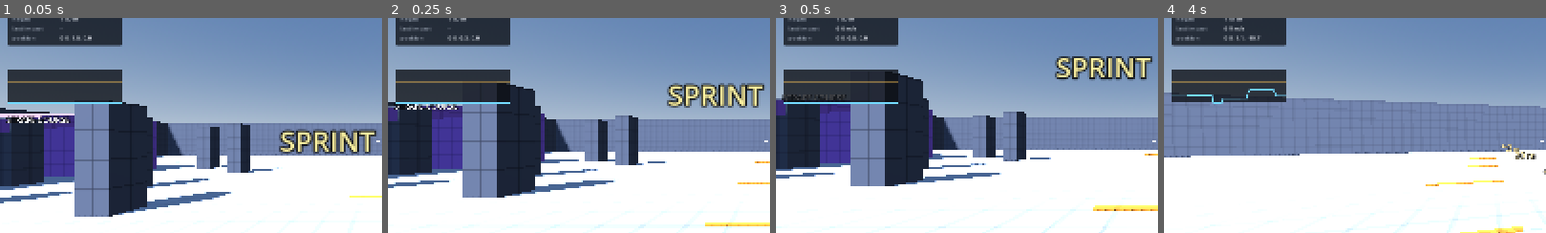
Above: before the commit, frames 1-4 (left to right).
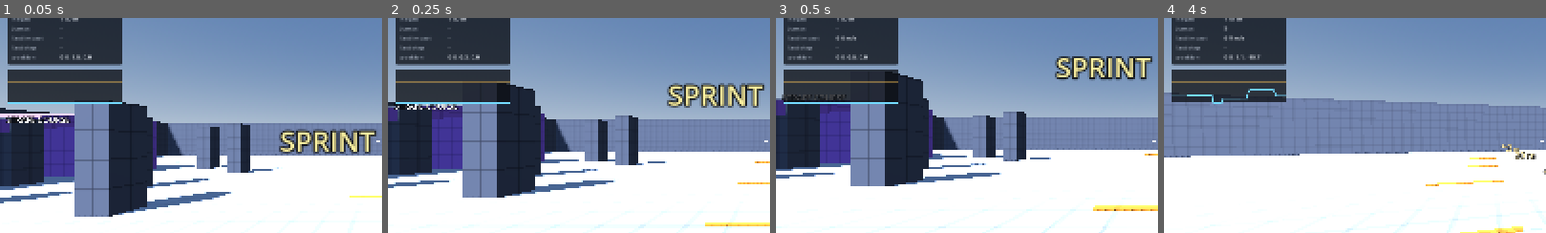
Above: after the commit, the same moments.

Repository: B-2222/BestFPS
Game: Godot game, scene res://scenes/levels/test_arena.tscn
The game is run twice, just before and just after one commit, with the same random seed, the same clock (stepped at 60 frames per second) and the same inputs.
Inputs (mouse positions are % of the whole screen's width and height, from its top left):
- Up to frame 1 (0.05 s): no input
- Up to frame 2 (0.25 s): no input
- Up to frame 3 (0.5 s): no input
- Up to frame 4 (4 s): move the mouse to (55, 50) at 0.52 s; hold Ctrl (crouch) 0.53-1.28 s; hold W (move_forward) from 0.53 s (still down); tap Space (jump) at 0.77, 0.8, 1.07, 1.35, 1.52, 1.82, 2.3, 3.02, 3.32, 3.77, 3.8 s; move the mouse to (45, 50) at 1.27 s; tap Ctrl (crouch) at 1.55, 3.05 s; move the mouse to (52, 48) at 2.02 s; hold Ctrl (crouch) 2.03-2.78 s; move the mouse to (49, 52) at 2.77 s; tap Shift (sprint) at 2.85 s; move the mouse to (57, 51) at 3.52 s; hold Ctrl (crouch) from 3.53 s (still down)
The pictures show only the part of the screen within x 0-50%, y 21-71%; the shares and areas given below are measured in that part.

The runs differ from the first frame. In frame 1, 3.2% of the frame differs, in the area x 2-32%, y 4-23%; in frame 2, 3.2%; in frame 3, 3.2%, in the area x 2-32%, y 3-23%; in frame 4, 3.2%.

Commit message:
docs: engine decision, roadmap, architecture and tuning guide
engine-choice.md is written as an ADR, including where Unity is
genuinely the better engine for this scope and what we give up by not
using it. The risk register is the point of the document: netcode is
the largest technical risk in the project, Godot gives us replication
but not prediction or lag compensation, and that is weeks of work we
are choosing to take on. It also lists the conditions under which the
decision should be reopened rather than defended.

ROADMAP.md places a networking design spike inside Milestone 2, out of
pillar order on purpose: hit registration design depends on whether the
server is authoritative and whether we lag-compensate, and that is
cheap to decide now and very expensive to decide after four weapons,
bots and a map are built on the wrong assumption.

movement-tuning.md is the feedback instrument for Milestone 1 -- ten
ordered tests mapped onto the labelled sections of the arena, what each
dial does and what "wrong" feels like, three coherent presets, and the
two questions (slide, bunny hopping) that are about the game's identity
rather than about tuning.

Also fixed during review:
- can_stand_up() had the same 0.08 m default-margin bug as the stair
  probes; the player would refuse to stand with 8 cm of clearance.
- The hull height clamp still enforced the capsule rule (height >= 2 *
  radius), which would have silently blocked any crouch height below
  0.8 m.
- pending_step could grow without bound if no camera rig drained it.
- The HUD's jump handler wrote to the state row, which _process
  overwrote on the next frame; jumps and steps now have their own rows.

Added a stair *descent* check to the smoke test. Descending is a
separate failure mode from climbing: if floor_snap_length drops below
max_step_height the player leaves the ground on every step. Currently
grounded for 140 of 140 ticks of the descent.

Co-Authored-By: Claude <noreply@anthropic.com>
Claude-Session: https://claude.ai/code/session_01YFatVD6W6MGz1PHfpjP395

Diff:
--- a/scripts/levels/arena_builder.gd
+++ b/scripts/levels/arena_builder.gd
@@ -324,7 +324,7 @@
 	_label("sprint + crouch downhill", Vector3(x, 1.6, z_start + 1.5), Color(0.75, 0.65, 0.95))
 
 ## 1.05 m of clearance: too low to stand, and wide enough to slide through at
-## speed if the slide keeps the capsule short for long enough.
+## speed if the slide keeps the hull short for long enough.
 func _build_crouch_tunnel() -> void:
 	var clearance := 1.05
 	var length := 14.0
--- a/scripts/player/camera_rig.gd
+++ b/scripts/player/camera_rig.gd
@@ -54,7 +54,7 @@
 	_roll = 0.0
 
 	_update_bob(speed, grounded and not sliding, delta)
-	offset += _bob_offset(speed)
+	offset += _apply_bob(speed)
 
 	_update_landing(delta)
 	offset.y -= _land_offset
@@ -83,7 +83,9 @@
 	var target := 1.0 if active else 0.0
 	_bob_weight = lerpf(_bob_weight, target, 1.0 - exp(-delta * 10.0))
 
-func _bob_offset(speed: float) -> Vector3:
+## Returns the positional component and adds its own roll contribution to
+## [member _roll], which every layer in this file accumulates into.
+func _apply_bob(speed: float) -> Vector3:
 	if _bob_weight < 0.001:
 		return Vector3.ZERO
 	var amplitude := clampf(speed / maxf(_config.walk_speed, 0.001), 0.0, 1.4) * _bob_weight
--- a/scripts/player/player_controller.gd
+++ b/scripts/player/player_controller.gd
@@ -30,6 +30,11 @@
 ## Extra height probed above max_step_height so an exactly-limit-height step
 ## is still reachable rather than sitting on a knife edge.
 const STEP_EPSILON := 0.005
+## Collision margin for the stand-up headroom check.
+const HEADROOM_MARGIN := 0.02
+## Floor on the hull height, purely to keep a mis-tuned config from producing a
+## zero-height collision shape.
+const MIN_HULL_HEIGHT := 0.2
 
 @export var config: PlayerConfig
 
@@ -259,13 +264,19 @@
 	elif is_crouched and can_stand_up():
 		is_crouched = false
 
-## The crouched capsule keeps its feet planted, so "is there room to stand?"
-## is exactly "can the crouched capsule sweep up by the height difference?".
+## The crouched hull keeps its feet planted, so "is there room to stand?" is
+## exactly "can the crouched hull sweep up by the height difference?".
+##
+## Uses an explicit margin for the same reason the stair probes do: at
+## test_move()'s 0.08 m default the player would refuse to stand with 8 cm of
+## clear air above their head. Small, but not zero -- standing up into a
+## ceiling by a hair leaves the physics server to depenetrate the body, which
+## reads as a lurch.
 func can_stand_up() -> bool:
 	var needed := config.standing_height - _current_height
 	if needed <= 0.001:
 		return true
-	return not test_move(global_transform, Vector3.UP * needed)
+	return not test_move(global_transform, Vector3.UP * needed, null, HEADROOM_MARGIN)
 
 func _update_height(delta: float) -> void:
 	var target_h := config.crouch_height if is_crouched else config.standing_height
@@ -277,8 +288,12 @@
 	_apply_height()
 
 func _apply_height() -> void:
-	_hull.height = maxf(_current_height, _hull.radius * 2.0)
-	# Capsules are centre-anchored; keep the feet at the body origin.
+	# Guard against a degenerate hull only. A cylinder has no height >= 2 *
+	# radius rule (that constraint belongs to capsules), so crouch_height is
+	# free to go below the hull diameter.
+	_hull.height = maxf(_current_height, MIN_HULL_HEIGHT)
+	# The hull is centre-anchored; keep the feet at the body origin so crouching
+	# lowers the head instead of lifting the feet.
 	collider.position.y = _hull.height * 0.5
 	head.position.y = _current_eye
 
@@ -350,7 +365,9 @@
 		return  # Ground continues at the same level; nothing was climbed.
 
 	global_position.y += rise + STEP_MARGIN
-	pending_step += rise
+	# Capped: if no camera rig is attached to drain this, an uncapped
+	# accumulator would hand a huge offset to whatever consumes it later.
+	pending_step = minf(pending_step + rise, config.max_step_height * 3.0)
 	stepped.emit(rise)
 
 ## Hand the accumulated stair pop to the camera, which owes us a smooth-out.
--- a/scripts/tests/movement_smoke_test.gd
+++ b/scripts/tests/movement_smoke_test.gd
@@ -26,6 +26,7 @@
 var _peak_y := 0.0
 var _peak_speed := 0.0
 var _saw_slide_state := false
+var _airborne_ticks := 0
 
 func _initialize() -> void:
 	var arena: Node = load("res://scenes/levels/test_arena.tscn").instantiate()
@@ -146,6 +147,28 @@
 						"climbed to y=%.2f (top of the flight is 2.80)" % _peak_y),
 		},
 		{
+			# Descending is a separate failure mode from climbing: if
+			# floor_snap_length drops below max_step_height the player leaves
+			# the ground on every step and the descent turns into a rattle.
+			"name": "walks down the same staircase without bouncing",
+			"ticks": int(hz * 1.5),
+			"setup": func() -> void:
+				_place(Vector3(19.0, 3.0, -13.0), PI)
+				_airborne_ticks = 0,
+			"during": func(t: int) -> void:
+				_player.cmd.move_axis = Vector2(0, 1)
+				# Skip the settle: the phase spawns slightly above the landing.
+				if t > 40 and not _player.is_on_floor():
+					_airborne_ticks += 1,
+			"check": func() -> void:
+				_expect(_player.global_position.y < 0.1,
+						"reached the bottom (y=%.2f)" % _player.global_position.y)
+				var total := int(Engine.physics_ticks_per_second * 1.5) - 40
+				_expect(float(_airborne_ticks) / float(total) < 0.25,
+						"stayed grounded for %d of %d ticks of the descent"
+						% [total - _airborne_ticks, total]),
+		},
+		{
 			# Two assertions on purpose. "Did not rise" alone would also pass if
 			# the player never reached the ledge at all, which would make this
 			# test permanently green and permanently worthless.
@@ -169,14 +192,14 @@
 						"never rose above y=%.2f, so the 0.40 m ledge held" % _peak_y),
 		},
 		{
-			"name": "crouching shrinks the capsule",
+			"name": "crouching shrinks the hull",
 			"ticks": int(hz * 0.5),
 			"setup": func() -> void: _place(Vector3(0, 0.2, 0), 0.0),
 			"during": func(_t: int) -> void: _player.cmd.crouch_held = true,
 			"check": func() -> void:
 				_expect(_player.is_crouched, "crouch flag is set")
 				_expect_near(_player.get_current_height(), _config.crouch_height, 0.05,
-						"capsule height %.2f reached crouch height %.2f"
+						"hull height %.2f reached crouch height %.2f"
 						% [_player.get_current_height(), _config.crouch_height]),
 		},
 		{
@@ -185,7 +208,7 @@
 			"check": func() -> void:
 				_expect(not _player.is_crouched, "crouch released")
 				_expect_near(_player.get_current_height(), _config.standing_height, 0.05,
-						"capsule returned to %.2f m" % _config.standing_height),
+						"hull returned to %.2f m" % _config.standing_height),
 		},
 		{
 			"name": "sprint into crouch enters a slide and gains speed",
--- a/scripts/ui/debug_hud.gd
+++ b/scripts/ui/debug_hud.gd
@@ -20,6 +20,7 @@
 var _graph: SpeedGraph
 var _hint: Label
 var _peak_speed: float = 0.0
+var _jump_count: int = 0
 
 func _ready() -> void:
 	layer = 10
@@ -28,8 +29,13 @@
 	if player == null:
 		push_warning("DebugHud: no node in group 'player'.")
 		return
-	player.jumped.connect(func() -> void: _flash("jump"))
-	player.landed.connect(func(speed: float) -> void: _set_row("last impact", "%.1f m/s" % speed))
+	player.jumped.connect(func() -> void:
+		_jump_count += 1
+		_set_row("jumps", str(_jump_count)))
+	player.landed.connect(func(speed: float) -> void:
+		_set_row("last impact", "%.1f m/s" % speed))
+	player.stepped.connect(func(height: float) -> void:
+		_set_row("last step", "%.2f m" % height))
 
 func _unhandled_input(event: InputEvent) -> void:
 	if event.is_action_pressed(&"debug_toggle"):
@@ -86,7 +92,7 @@
 	column.add_child(title)
 
 	for key in ["fps", "state", "speed", "peak", "vertical", "grounded",
-			"crouched", "height", "last impact", "position"]:
+			"crouched", "height", "jumps", "last impact", "last step", "position"]:
 		var row := HBoxContainer.new()
 		var name_label := Label.new()
 		name_label.text = key
@@ -129,9 +135,6 @@
 	var label: Label = _rows.get(key)
 	if label != null:
 		label.text = value
-
-func _flash(key: String) -> void:
-	_set_row("state", key)
 
 # ---------------------------------------------------------------------------
 
Not shown, added: scripts/player/camera_rig.gd.uid
Not shown, added: scripts/player/input_command.gd.uid
Not shown, added: scripts/player/player_config.gd.uid
Not shown, added: scripts/player/player_controller.gd.uid
Not shown, added: scripts/player/player_input.gd.uid
Not shown, added: README.md
Not shown, added: ROADMAP.md
Not shown, added: docs/architecture.md
Not shown, added: docs/engine-choice.md
Not shown, added: docs/movement-tuning.md
